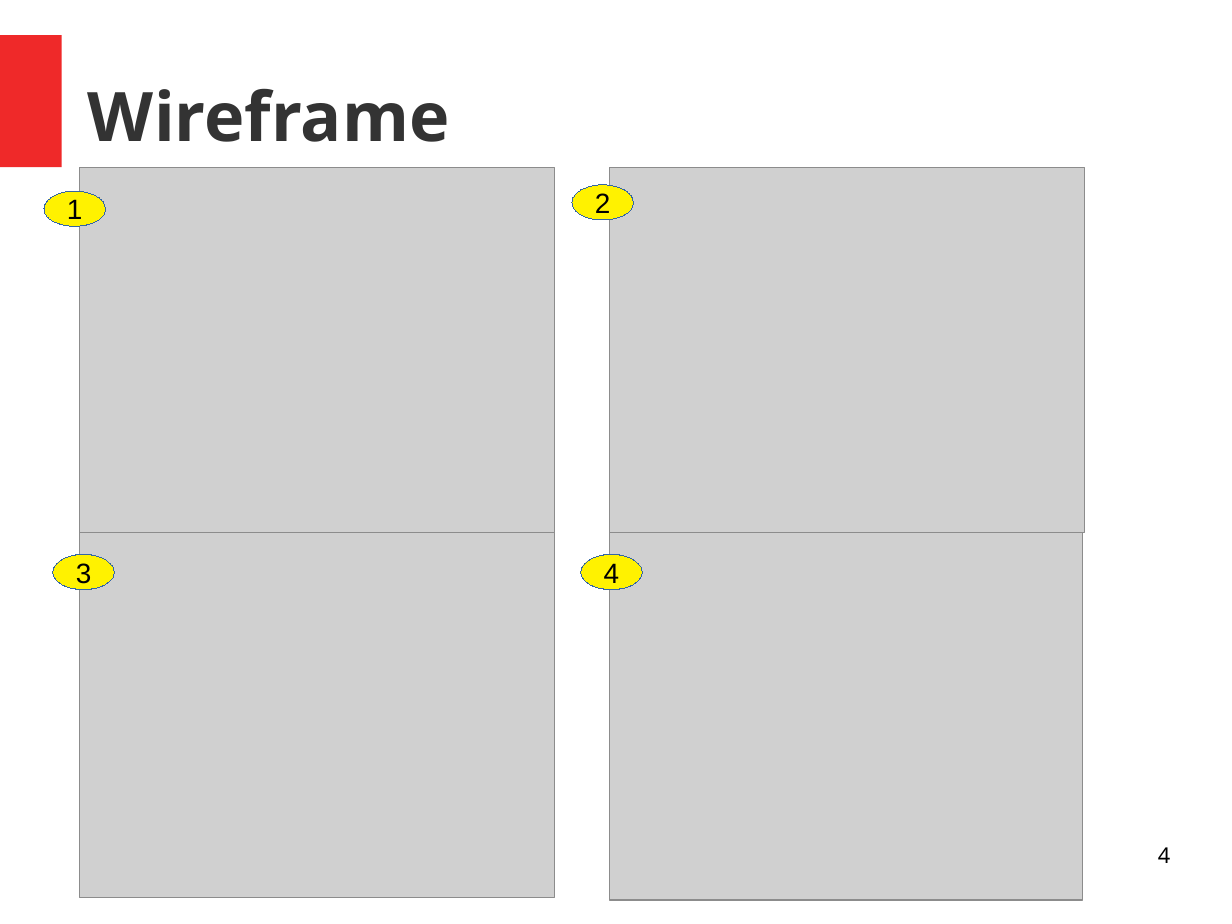
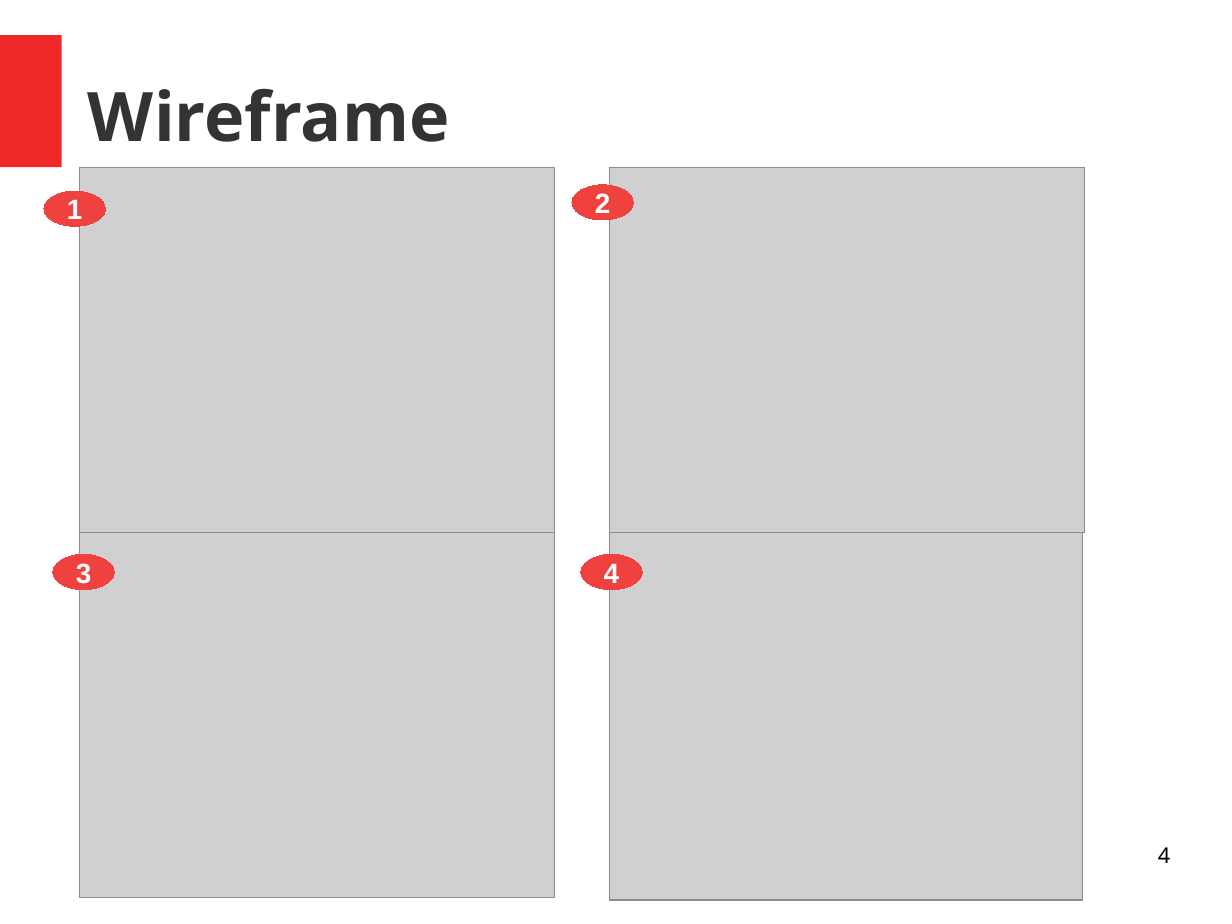
Before and after one commit to Diirr/firstProject, a slide deck: slide 4 of wildesDarmstadt_ProjektteamB.odp. Drawn at 1232x924 pixels with LibreOffice and Linux fonts; fonts in the diff are those of the drawing; grey boxes stand for pictures. Boxes give left, top, right and bottom in pixels: in the first picture for what was removed or moved away, otherwise in the second. Text is boxed around its words. In the diff, an @@ line names an element or a change of style, - is before the commit and + after.

```diff
--- a/wildesDarmstadt_ProjektteamB.odp
+++ b/wildesDarmstadt_ProjektteamB.odp
@@ text colour #000000 to #FFFFFF, bold on; fill #FFF200 to #EF413D; outline #3465A4 0 pt to #EF413D 0 pt in 4 elements at [44, 191, 105, 226], [53, 555, 114, 589], [572, 184, 634, 219], [581, 555, 643, 589] @@
```
Also in this commit, not shown: 3 other slides changed.
